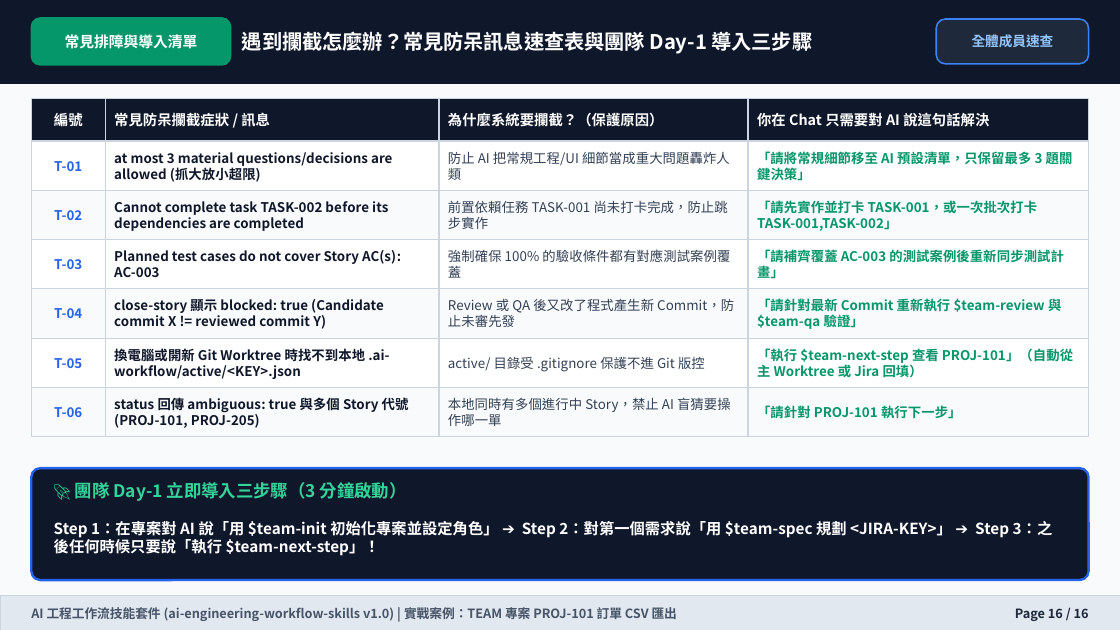
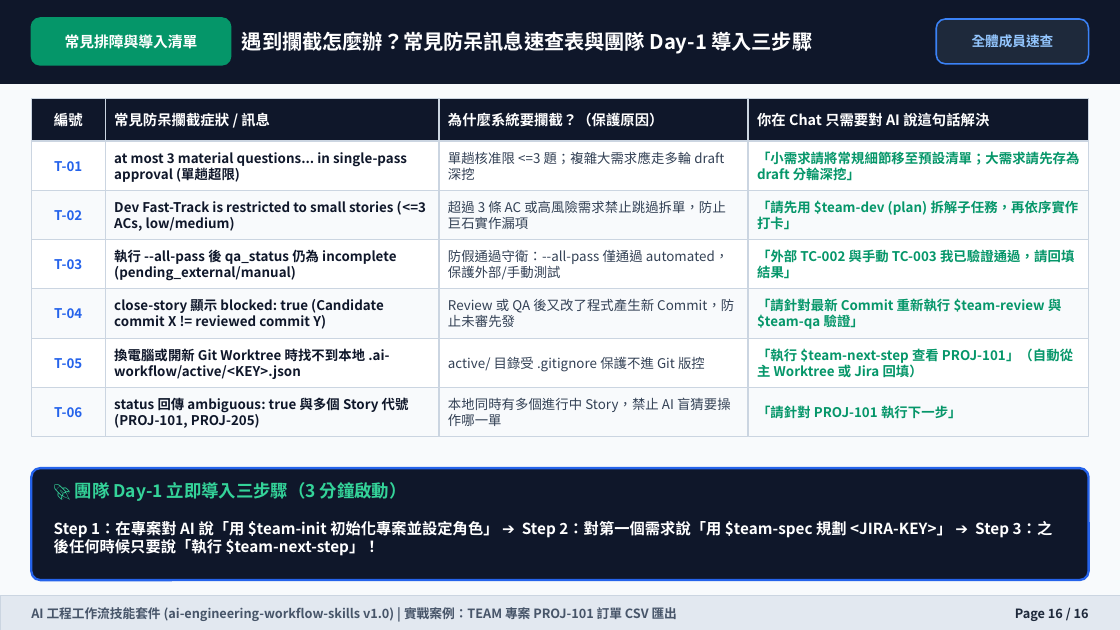
Before and after one commit to wilsonliu123/ai-engineering-workflow-skills, a slide deck: slide 16 of docs/training-manual.pptx. Drawn at 1120x630 pixels with LibreOffice and Linux fonts; fonts in the diff are those of the drawing. Boxes give left, top, right and bottom in pixels: in the first picture for what was removed or moved away, otherwise in the second. Text is boxed around its words. In the diff, an @@ line names an element or a change of style, - is before the commit and + after.

Commit message:
docs(manual,ppt): update training manual and 16-slide PPT for scale-aware spec/dev and 3-tier QA

```diff
--- a/docs/training-manual.pptx
+++ b/docs/training-manual.pptx
@@ text at (x1=114, y1=152, x2=407, y2=182): text changed @@
-at most 3 material questions/decisions are allowed (抓大放小超限)
+at most 3 material questions... in single-pass approval (單趟超限)
@@ text at (x1=448, y1=151, x2=724, y2=180): text changed @@
-防止 AI 把常規工程/UI 細節當成重大問題轟炸人類
+單趟核准限 <=3 題；複雜大需求應走多輪 draft 深挖
@@ text at (x1=757, y1=151, x2=1079, y2=181): text changed @@
-「請將常規細節移至 AI 預設清單，只保留最多 3 題關鍵決策」
+「小需求請將常規細節移至預設清單；大需求請先存為 draft 分輪深挖」
@@ text at (x1=114, y1=201, x2=426, y2=231): text changed @@
-Cannot complete task TASK-002 before its dependencies are completed
+Dev Fast-Track is restricted to small stories (<=3 ACs, low/medium)
@@ text at (x1=448, y1=200, x2=726, y2=229): text changed @@
-前置依賴任務 TASK-001 尚未打卡完成，防止跳步實作
+超過 3 條 AC 或高風險需求禁止跳過拆單，防止巨石實作漏項
@@ text at (x1=757, y1=200, x2=1079, y2=230): text changed @@
-「請先實作並打卡 TASK-001，或一次批次打卡 TASK-001,TASK-002」
+「請先用 $team-dev (plan) 拆解子任務，再依序實作打卡」
@@ text at (x1=114, y1=247, x2=396, y2=281): text changed @@
-Planned test cases do not cover Story AC(s): AC-003
+執行 --all-pass 後 qa_status 仍為 incomplete (pending_external/manual)
@@ text at (x1=448, y1=250, x2=729, y2=280): text changed @@
-強制確保 100% 的驗收條件都有對應測試案例覆蓋
+防假通過守衛：--all-pass 僅通過 automated，保護外部/手動測試
@@ text at (x1=757, y1=249, x2=1074, y2=279): text changed @@
-「請補齊覆蓋 AC-003 的測試案例後重新同步測試計畫」
+「外部 TC-002 與手動 TC-003 我已驗證通過，請回填結果」
```
Also in this commit, not shown: 11 other slides changed, 15 other files.
